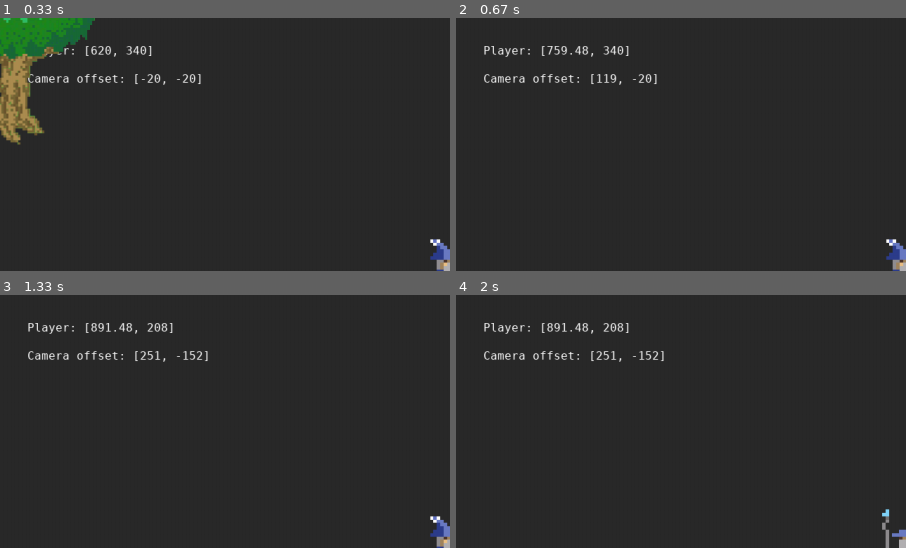
Above: before the commit, frames 1-4 (two rows, left to right).
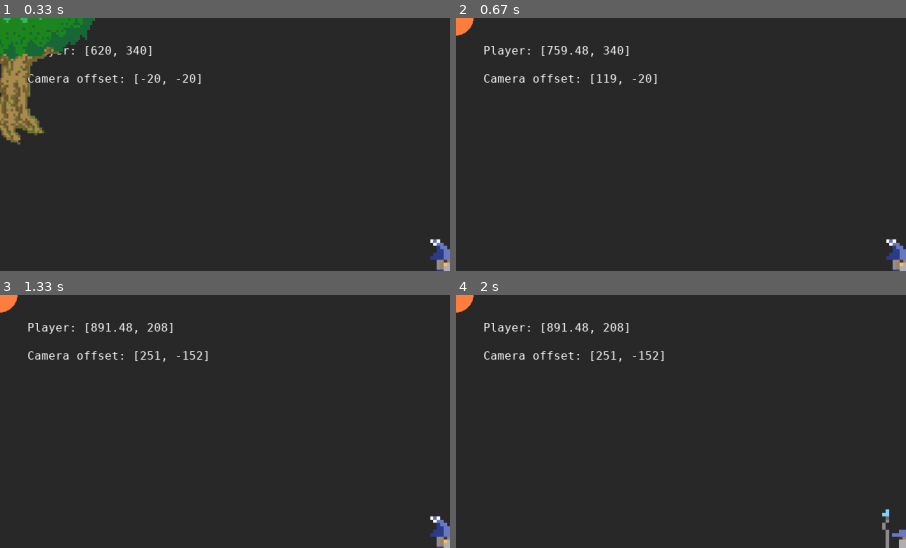
Above: after the commit, the same moments.

Repository: Eoic/Pygame-exp
Game: pygame game, started from client/main.py
Same seed, same stepped clock (60 frames per second), same inputs: the game is played once before the commit and once after it.
Inputs:
- Up to frame 1 (0.33 s): no input
- Up to frame 2 (0.67 s): hold D from 0.33 s (still down)
- Up to frame 3 (1.33 s): release D at 0.8 s; hold W 0.83-1.13 s; hold D from 1.17 s (still down)
- Up to frame 4 (2 s): release D at 1.63 s; hold A from 1.67 s (still down)
The pictures show only the part of the screen within x 0-50%, y 0-50%; the shares and areas given below are measured in that part.

Frame 1 is identical in both runs. In frame 2, 0.2% of the frame differs, in the area x 0-4%, y 0-8%; in frame 3, 0.2%; in frame 4, 0.2%.

Commit message:
Testing interpolator.

Diff:
--- /dev/null
+++ b/client/core/math/interpolator.py
@@ -0,0 +1,98 @@
+from math import sqrt
+
+
+class Interpolator(object):
+    def __init__(
+            self,
+            start=None,
+            stop=None,
+            seconds=None,
+            fps=None,
+            shape=1.0,
+            middle=0.5
+    ):
+        self._sec = -1
+        self._length = 0
+
+        if start is None:
+            start = (0, 0)
+
+        if stop is None:
+            self.stop = start
+        else:
+            if (seconds is None) or (fps is None):
+                raise ValueError('Must specify both "seconds" and "fps".')
+
+            if shape <= 0.0:
+                raise ValueError('Argument "shape" must have a value > 0.0.')
+
+            if not (0.0 <= middle <= 1.0):
+                raise ValueError('Argument "middle" must be in range [0.0, 1.0].')
+
+            self.stop = stop
+            self.diff = [b - a for a, b in zip(start, stop)]
+            self.inc = 1.0 / fps
+            self.step = [a * self.inc / seconds for a in self.diff]
+            self._pos = start
+            self._sec = seconds
+            self.seconds = seconds
+            self.shape = shape
+            self.mid = middle
+            self.maxs = [max(a, b) for a, b in zip(start, stop)]
+            self.mins = [min(a, b) for a, b in zip(start, stop)]
+            self._length = None
+
+    def next(self):
+        def d(a, b, c):
+            if b == 0.0:
+                return c
+            else:
+                return a / b
+
+        if self._sec >= 0.0:
+            if self.shape == 1.0:
+                factor = 1.0
+            else:
+                percent = 1.0 - (self._sec / self.seconds)
+
+                if percent < 0.95:
+                    if percent > self.mid:
+                        k = d((1.0 - percent), (1.0 - self.mid), 1.0)
+                    else:
+                        k = d(percent, self.mid, 0.0)
+
+                    if k in [0.0, 1.0]:
+                        factor = k - self.shape
+                    else:
+                        factor = pow(k, self.shape - 1.0) - self.shape
+                else:
+                    if self.mid is not None:
+                        self.diff = [b - a for a, b in zip(self._pos, self.stop)]
+                        self.step = [a * self.inc / self._sec for a in self.diff]
+                        self.mid = None
+
+                    factor = 1.0
+
+            self._pos = tuple([min(max(a + step * factor, mina), maxa) for a, step, mina, maxa in
+                               zip(self._pos, self.step, self.mins, self.maxs)])
+            self._sec -= self.inc
+            return self._pos
+        else:
+            self._pos = self.stop
+            return None
+
+    def _get_pos(self):
+        return self._pos
+
+    def _get_length(self):
+        if self._length is None:
+            total = 0
+
+            for a in self.diff:
+                total += a * a
+                self._length = sqrt(total)
+
+            return self._length
+
+    pos = property(_get_pos, doc='The location of the current vector. Read-only.')
+    length = property(_get_length, doc='The length of the line. Read-only.')
--- a/client/core/player.py
+++ b/client/core/player.py
@@ -4,6 +4,7 @@
 from typing import Tuple
 from core.world_object import WorldObject
 from pygame import Vector2, key, K_w, K_s, K_a, K_d, sprite
+from core.math.interpolator import Interpolator
 
 
 class Player(WorldObject):
@@ -43,7 +44,7 @@
 
     def handle_update(self, delta_time: float):
         if self.transform.direction.length() != 0:
-            self.transform.position += self.speed * delta_time * self.transform.direction.normalize()
+            self.transform.position = self.transform.position + self.speed * delta_time * self.transform.direction.normalize()
             self.rect.center = self.transform.position
             self.update_facing_direction()
 
--- a/client/game.py
+++ b/client/game.py
@@ -3,6 +3,7 @@
 from core.camera import CameraGroup
 from core.world_object import WorldObject
 from core.player import Player
+from core.math.interpolator import Interpolator
 
 
 class GameId:
@@ -16,6 +17,7 @@
     surface: pygame.Surface
     target_fps: int
     camera: CameraGroup
+    resolution = (1280, 720)
 
     def __init__(self, target_fps: int = 60):
         pygame.init()
@@ -24,7 +26,7 @@
         self.is_running = False
         self.target_fps = target_fps
         self.clock = pygame.time.Clock()
-        self.surface = pygame.display.set_mode((1280, 720), pygame.RESIZABLE)
+        self.surface = pygame.display.set_mode(self.resolution, pygame.RESIZABLE)
 
     def run(self):
         font = pygame.freetype.SysFont('Cascadia Mono', 16)
@@ -38,6 +40,8 @@
         self.camera.set_target(player.rect)
         self.is_running = True
 
+        interpolator = Interpolator((0, 0), self.resolution, 5, 144, shape=1.2)
+
         while self.is_running:
             for event in pygame.event.get():
                 EventHandler.notify(event)
@@ -50,6 +54,9 @@
 
             player.handle_input()
             player.handle_update(self.delta_time)
+
+            pygame.draw.circle(self.surface, pygame.Color(255, 128, 64), interpolator.pos, 25.0)
+            interpolator.next()
 
             self.camera.update()
             self.camera.custom_draw()
Empty file added: client/core/math/__init__.py
